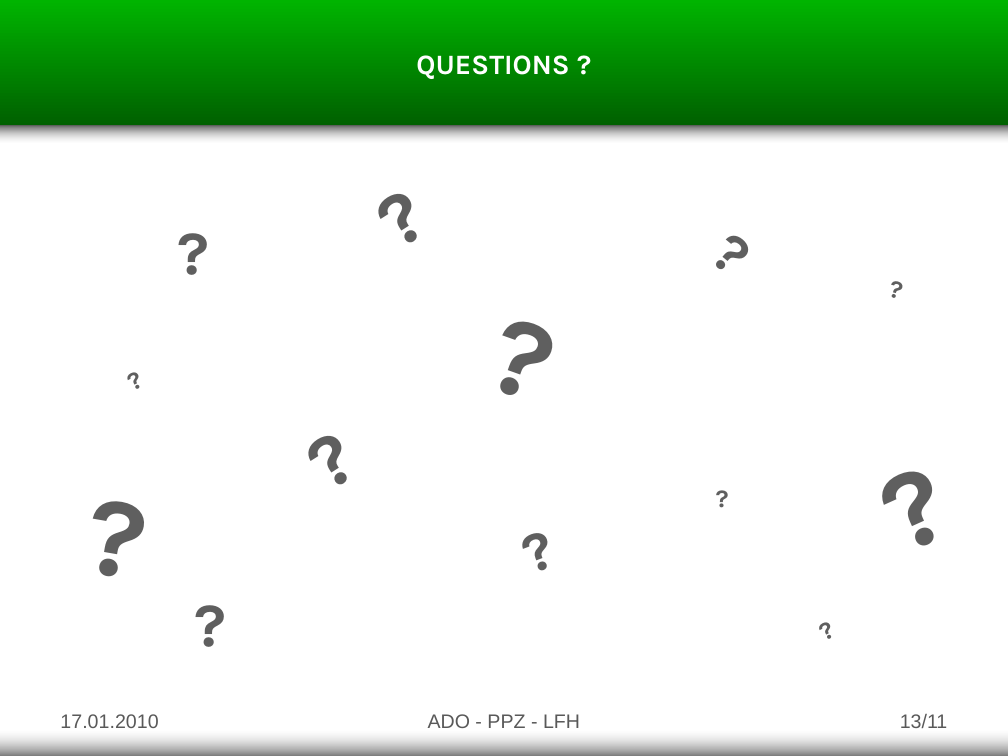
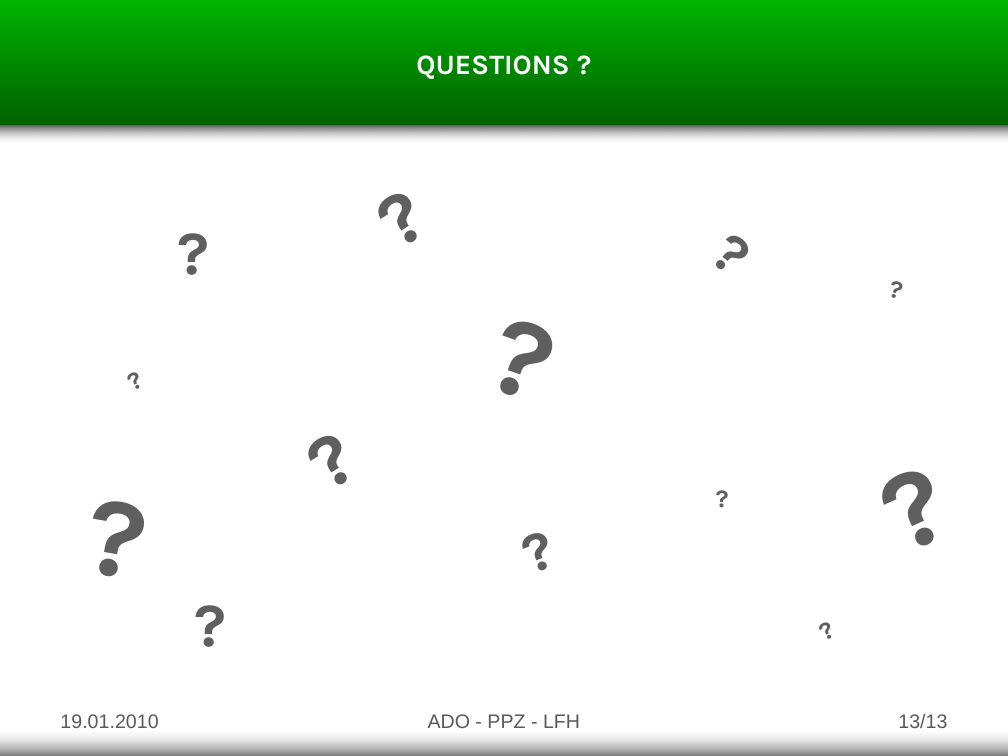
Before and after one commit to goupildb/asd-tower-defense, a slide deck: slide 13 of documents/presentation.pptx. Drawn at 1008x756 pixels with LibreOffice and Linux fonts; fonts in the diff are those of the drawing. Boxes give left, top, right and bottom in pixels: in the first picture for what was removed or moved away, otherwise in the second. Text is boxed around its words. In the diff, an @@ line names an element or a change of style, - is before the commit and + after.

```diff
--- a/documents/presentation.pptx
+++ b/documents/presentation.pptx
@@ text at box(60, 714, 158, 728): text changed @@
-17.01.2010
+19.01.2010
@@ page number at box(898, 714, 947, 728): text changed @@
-13/11
+13/13
```
Also in this commit, not shown: 11 other slides changed.
